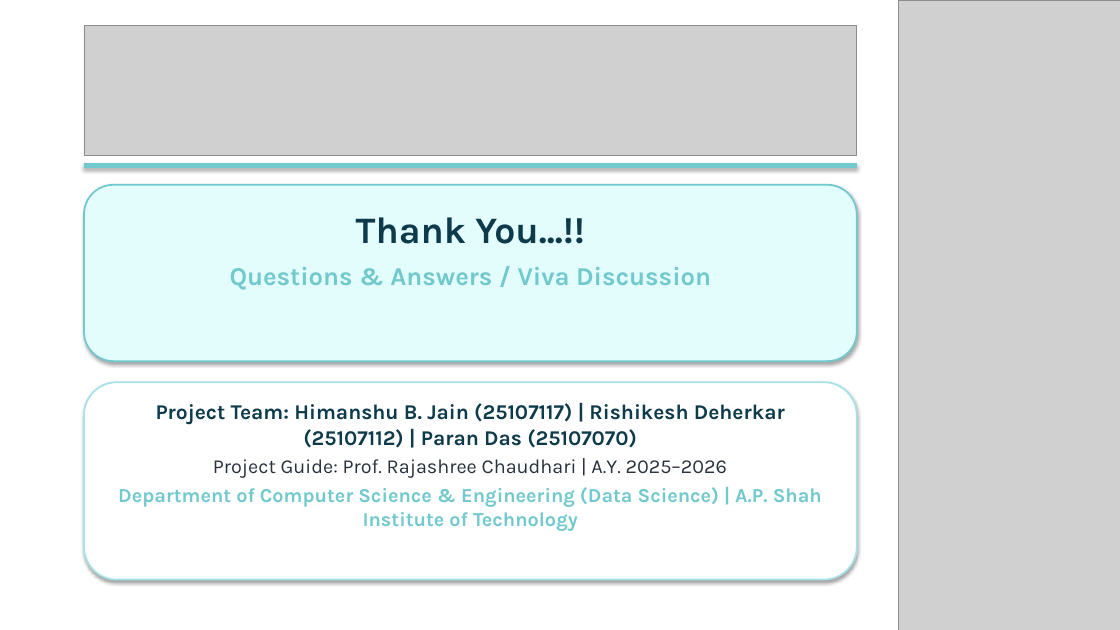
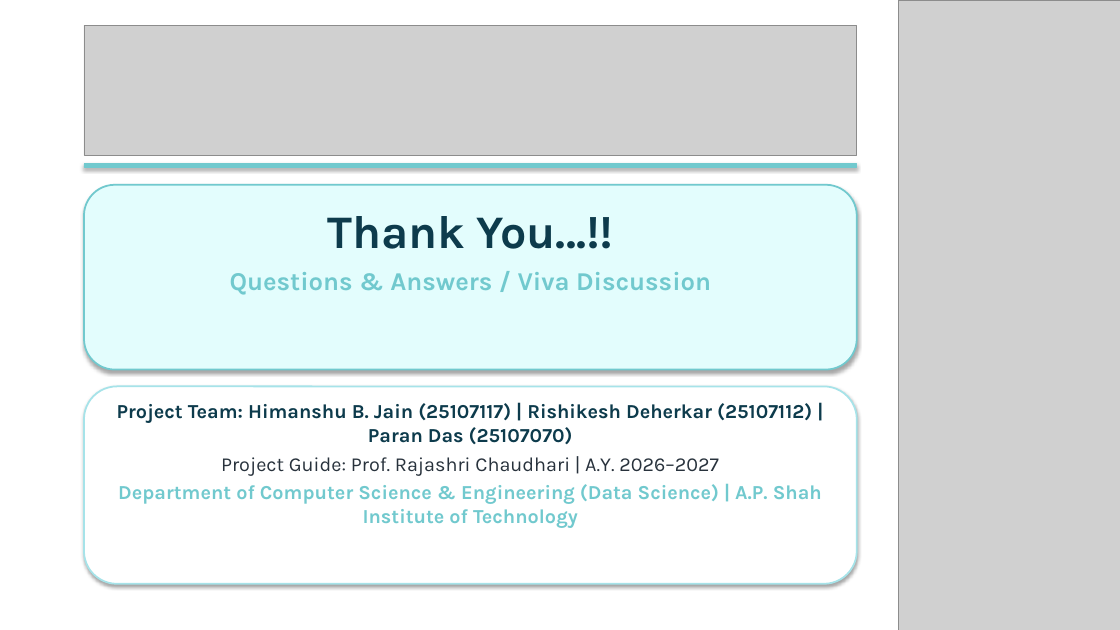
Before and after one commit to Jain07Himanshu/Campus-360, a slide deck: slide 21 of docs/Campus_360_Presentation.pptx (slide 15 before the commit). Drawn at 1120x630 pixels with LibreOffice and Linux fonts; fonts in the diff are those of the drawing; grey boxes stand for pictures. Boxes give left, top, right and bottom in pixels: in the first picture for what was removed or moved away, otherwise in the second. Text is boxed around its words. In the diff, an @@ line names an element or a change of style, - is before the commit and + after.

Commit message:
fix(docs): perfect formatting of mini project report, remove wide letter spacing, update academic year to 2026-27, embed high-res diagrams

```diff
--- a/docs/Campus_360_Presentation.pptx
+++ b/docs/Campus_360_Presentation.pptx
@@ rounded rectangle resized from (x1=84, y1=185, x2=857, y2=361) to (x1=84, y1=185, x2=857, y2=370) @@
@@ text at (x1=327, y1=216, x2=614, y2=249): size 32 to 40 pt in "Thank You...!!"; less space between paragraphs @@
@@ rounded rectangle moved from (x1=84, y1=382, x2=857, y2=580) to (x1=84, y1=386, x2=857, y2=584) @@
@@ text at (x1=117, y1=403, x2=812, y2=444): size 18 to 17 pt in "Project Team: Himanshu B. Jain (25107117) | ..." @@
@@ text at (x1=221, y1=457, x2=719, y2=476): text changed @@
-Project Guide: Prof. Rajashree Chaudhari | A.Y. 2025–2026
+Project Guide: Prof. Rajashri Chaudhari | A.Y. 2026–2027
```
Also in this commit, not shown: 11 other slides changed, 9 slides added, 3 slides removed, 4 other files.
